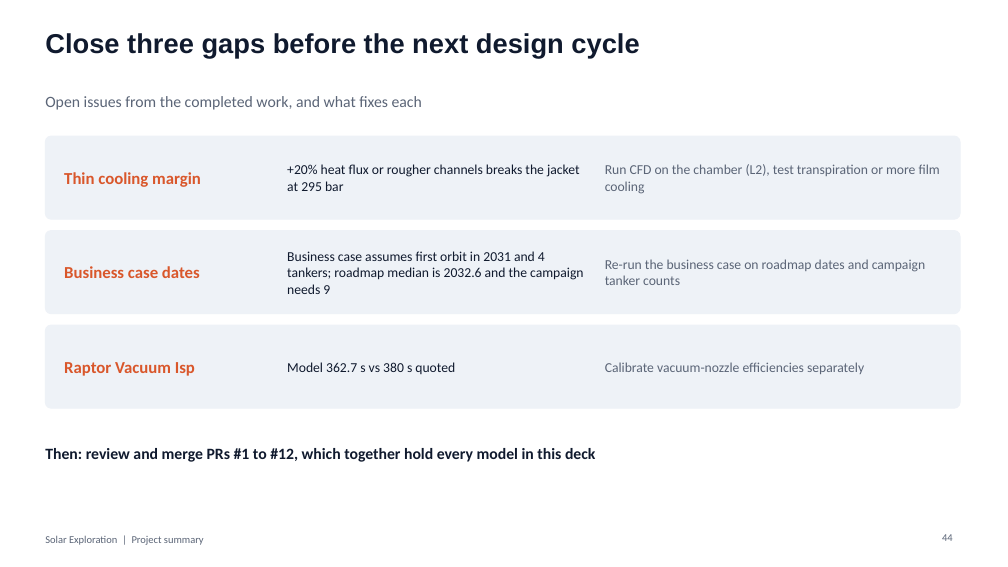
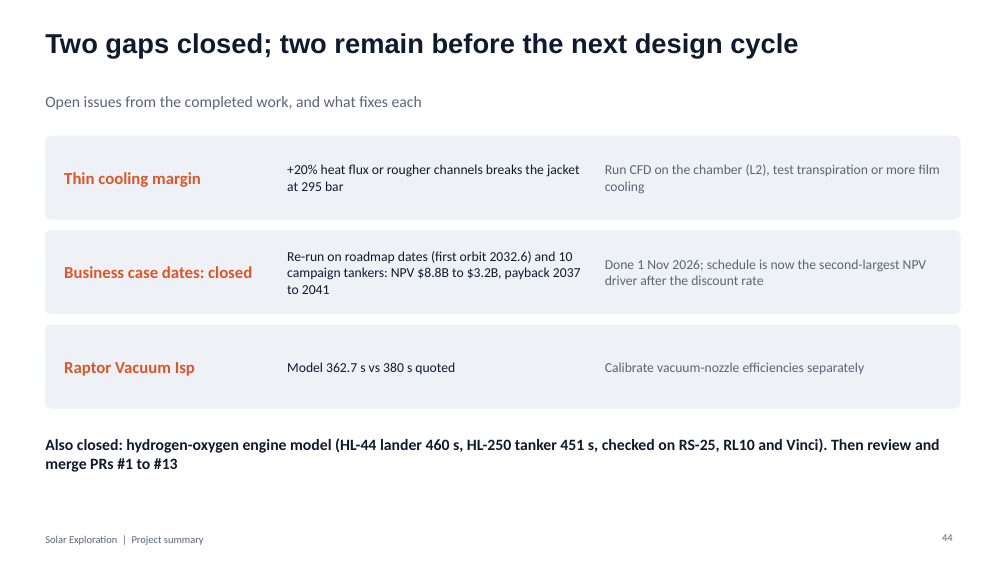
Before and after one commit to Skymeapple/solar-exploration, a slide deck: slide 44 of presentation/Solar_Exploration_Project_Summary.pptx. Drawn at 1008x567 pixels with LibreOffice and Linux fonts; fonts in the diff are those of the drawing. Boxes give left, top, right and bottom in pixels: in the first picture for what was removed or moved away, otherwise in the second. Text is boxed around its words. In the diff, an @@ line names an element or a change of style, - is before the commit and + after.

```diff
--- a/presentation/Solar_Exploration_Project_Summary.pptx
+++ b/presentation/Solar_Exploration_Project_Summary.pptx
@@ title at <box>45,33,798,58</box>: text changed @@
-Close three gaps before the next design cycle
+Two gaps closed; two remain before the next design cycle
@@ text at <box>64,266,252,278</box>: text changed @@
-Business case dates
+Business case dates: closed
@@ text at <box>287,251,581,294</box>: text changed @@
-Business case assumes first orbit in 2031 and 4 tankers; roadmap median is 2032.6 and the campaign needs 9
+Re-run on roadmap dates (first orbit 2032.6) and 10 campaign tankers: NPV $8.8B to $3.2B, payback 2037 to 2041
@@ text at <box>605,259,926,285</box>: text changed @@
-Re-run the business case on roadmap dates and campaign tanker counts
+Done 1 Nov 2026; schedule is now the second-largest NPV driver after the discount rate
@@ text at <box>45,438,940,472</box>: text changed @@
-Then: review and merge PRs #1 to #12, which together hold every model in this deck
+Also closed: hydrogen-oxygen engine model (HL-44 lander 460 s, HL-250 tanker 451 s, checked on RS-25, RL10 and Vinci). Then review and merge PRs #1 to #13
```
Also in this commit, not shown: 31 other slides changed, 44 other files.
